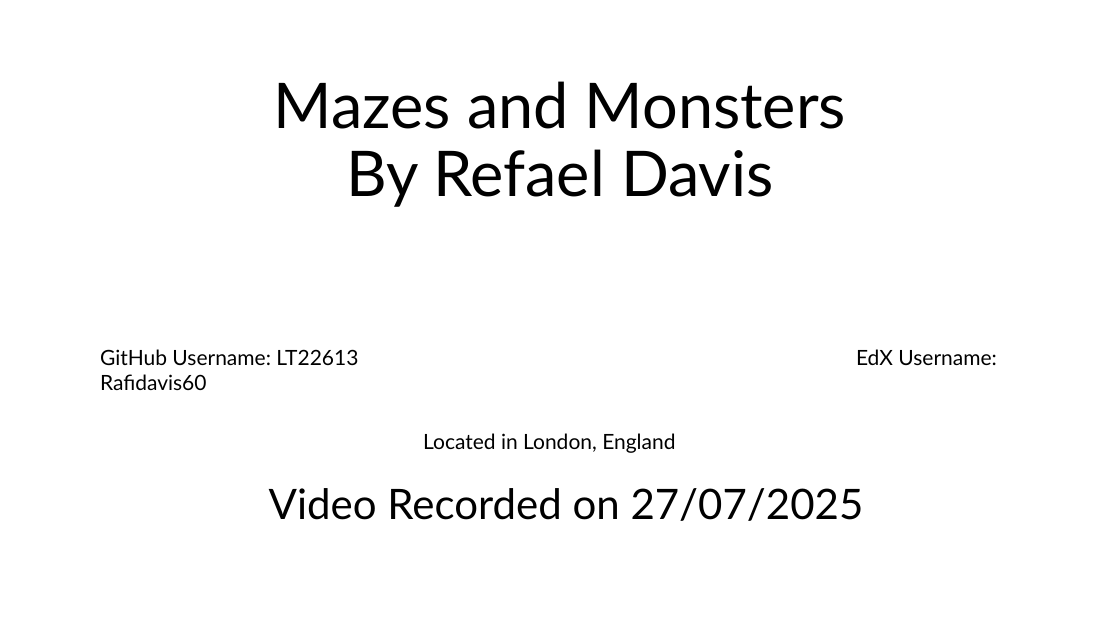
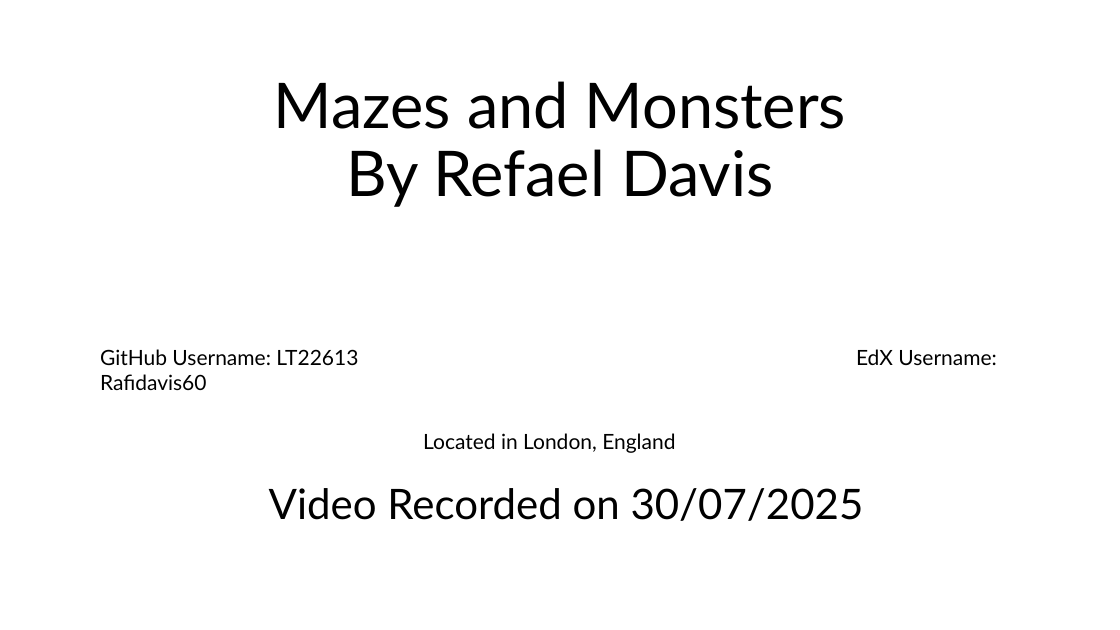
Before and after one commit to LT22613/CS50-Final_Project, a slide deck: slide 1 of Mazes and Monsters.pptm. Drawn at 1120x630 pixels with LibreOffice and Linux fonts; fonts in the diff are those of the drawing. Boxes give left, top, right and bottom in pixels: in the first picture for what was removed or moved away, otherwise in the second. Text is boxed around its words. In the diff, an @@ line names an element or a change of style, - is before the commit and + after.

```diff
--- a/Mazes and Monsters.pptm
+++ b/Mazes and Monsters.pptm
@@ text at [269, 488, 864, 521]: text changed @@
-Video Recorded on 27/07/2025
+Video Recorded on 30/07/2025
```
Also in this commit, not shown: 2 other files.
